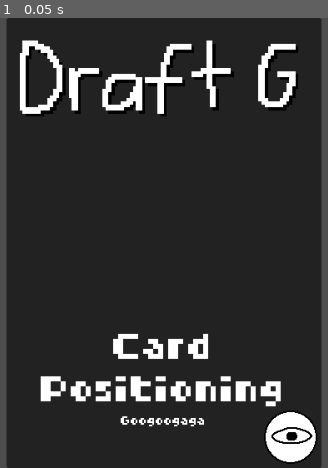
Above: before the commit, frame 1.
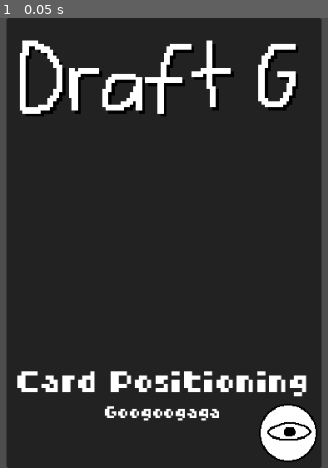
Above: after the commit, the same moment.

Repository: NobleMetalLabs/the-genesis-gambit
Game: Godot game, scene res://scn/ui/UIFullPack.tscn
Same seed, same stepped clock (60 frames per second), same inputs: the game is played once before the commit and once after it. This scene is started directly instead of the project's main scene.
Inputs:
- Up to frame 1 (0.05 s): no input

The runs differ from the first frame. In frame 1, 5.9% of the frame differs, in the area x 5-97%, y 70-100%.

Commit message:
Fix sizing issues in UIFullPack
 I have a ful pack rn if you know what i mean lo

Diff:
--- a/ast/ui/BodyLabelSettings.tres
+++ b/ast/ui/BodyLabelSettings.tres
@@ -4,4 +4,5 @@
 
 [resource]
 font = ExtResource("1_2krov")
+font_size = 21
 outline_color = Color(0, 0, 0, 0)
--- a/scn/ui/UIFullPack.tscn
+++ b/scn/ui/UIFullPack.tscn
@@ -1,14 +1,15 @@
-[gd_scene load_steps=7 format=3 uid="uid://rihm7nhisdhj"]
+[gd_scene load_steps=8 format=3 uid="uid://rihm7nhisdhj"]
 
 [ext_resource type="Script" path="res://scn/ui/UIFullPack.gd" id="1_qfa0v"]
 [ext_resource type="Texture2D" uid="uid://ddxq6of8xesw3" path="res://ast/ui/image/banner.png" id="3_0bcd4"]
 [ext_resource type="LabelSettings" uid="uid://weqtjt6ioq07" path="res://ast/ui/BodyLabelSettings.tres" id="3_h3ru6"]
+[ext_resource type="Script" path="res://src/ui/AutoSizeLabel.gd" id="4_e0jia"]
 [ext_resource type="FontFile" uid="uid://d2oaifr2k5au7" path="res://ast/ui/fonts/counting_apples.ttf" id="4_kb103"]
 [ext_resource type="Texture2D" uid="uid://bds3c6arsw346" path="res://ast/ui/image/icons/show-pack-contents.png" id="5_mv0co"]
 
-[sub_resource type="LabelSettings" id="LabelSettings_xd7dh"]
+[sub_resource type="LabelSettings" id="LabelSettings_65ulp"]
 font = ExtResource("4_kb103")
-font_size = 48
+font_size = 39
 outline_color = Color(0, 0, 0, 0)
 
 [node name="UIFullPack" type="AspectRatioContainer"]
@@ -82,10 +83,11 @@
 size_flags_vertical = 1
 size_flags_stretch_ratio = 2.0
 text = "Card Positioning"
-label_settings = SubResource("LabelSettings_xd7dh")
+label_settings = SubResource("LabelSettings_65ulp")
 horizontal_alignment = 1
 vertical_alignment = 1
 autowrap_mode = 2
+script = ExtResource("4_e0jia")
 
 [node name="TYPE-LABEL" type="Label" parent="PanelContainer/VBoxContainer/HBoxContainer/PanelsHolder"]
 unique_name_in_owner = true
@@ -94,6 +96,8 @@
 label_settings = ExtResource("3_h3ru6")
 horizontal_alignment = 1
 vertical_alignment = 1
+script = ExtResource("4_e0jia")
+fill_percentage = 0.4
 
 [node name="___" type="Control" parent="PanelContainer/VBoxContainer/HBoxContainer/PanelsHolder"]
 layout_mode = 2
@@ -114,28 +118,39 @@
 size_flags_stretch_ratio = 0.05
 mouse_filter = 2
 
-[node name="___" type="Control" parent="."]
+[node name="___" type="VBoxContainer" parent="."]
 layout_mode = 2
+alignment = 2
 
-[node name="MarginContainer" type="MarginContainer" parent="___"]
-layout_mode = 1
-anchors_preset = 3
-anchor_left = 1.0
-anchor_top = 1.0
-anchor_right = 1.0
-anchor_bottom = 1.0
-offset_left = -64.0
-offset_top = -64.0
-grow_horizontal = 0
-grow_vertical = 0
+[node name="Control" type="Control" parent="___"]
+layout_mode = 2
+size_flags_vertical = 3
+size_flags_stretch_ratio = 6.0
+
+[node name="____" type="HBoxContainer" parent="___"]
+layout_mode = 2
+size_flags_vertical = 3
+alignment = 2
+
+[node name="Control" type="Control" parent="___/____"]
+layout_mode = 2
+size_flags_horizontal = 3
+size_flags_stretch_ratio = 4.0
+
+[node name="MarginContainer" type="MarginContainer" parent="___/____"]
+layout_mode = 2
+size_flags_horizontal = 3
+size_flags_vertical = 3
 theme_override_constants/margin_right = 5
 theme_override_constants/margin_bottom = 5
 
-[node name="INSPECT-BUTTON" type="Button" parent="___/MarginContainer"]
+[node name="INSPECT-BUTTON" type="Button" parent="___/____/MarginContainer"]
 unique_name_in_owner = true
 layout_mode = 2
 flat = true
 
-[node name="TextureRect" type="TextureRect" parent="___/MarginContainer"]
+[node name="TextureRect" type="TextureRect" parent="___/____/MarginContainer"]
 layout_mode = 2
 texture = ExtResource("5_mv0co")
+expand_mode = 5
+stretch_mode = 4
--- /dev/null
+++ b/src/ui/AutoSizeLabel.gd
@@ -0,0 +1,26 @@
+@tool
+class_name AutoSizeLabel
+extends Label
+
+@export var fill_percentage : float = 1
+var last_text : String
+func _process(_delta : float) -> void:
+	resize_from_current_text()
+
+func resize_from_current_text() -> void:
+	var size_max : int = 60
+	var size_min : int = 1
+	for index in 7:
+		var size_mid : int = (size_max + size_min) / 2
+		if does_text_fit(size_mid):
+			size_min = size_mid
+		else:
+			size_max = size_mid
+	self.label_settings.font_size = size_min
+
+func does_text_fit(_size : int) -> bool:
+	var settings : LabelSettings = self.label_settings
+	var text_size : Vector2 = settings.font.get_string_size(
+		self.text, self.horizontal_alignment, -1, _size
+	)
+	return text_size.x < (self.size.x * fill_percentage)
